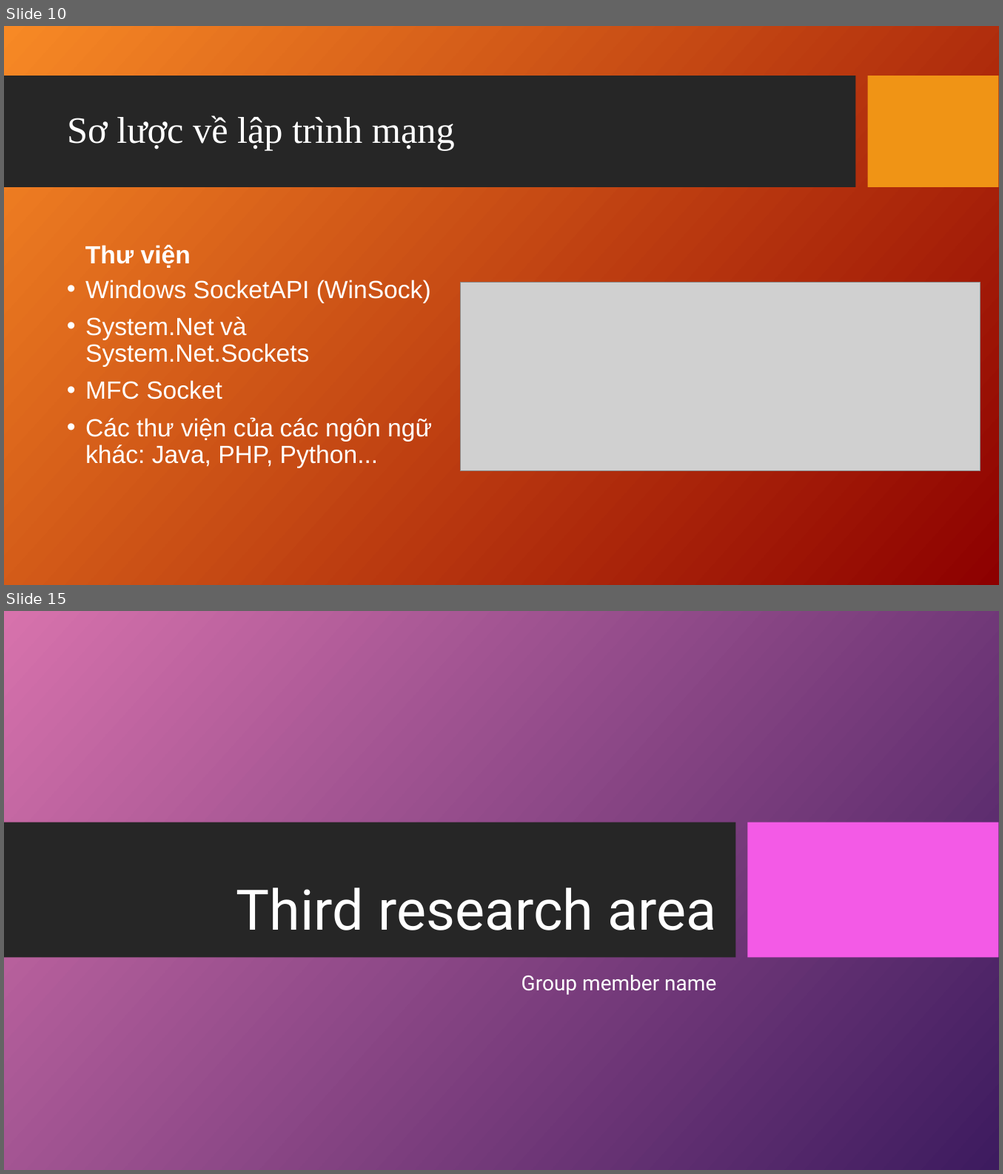
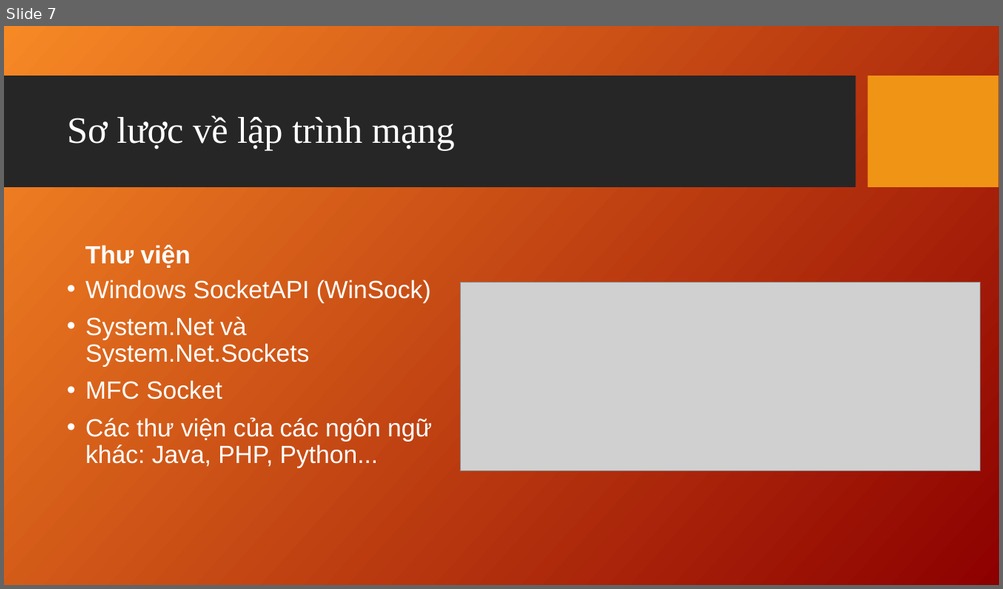
Before and after one commit to bahao247/ChattingApp, a slide deck: Documents/Socket_Connect_Presentation_TuanNA_2142.ppt. Shown one above the other, each under a label of ours: slides 10 and 15 before the commit, slide 7 after it; the slides between them are not shown. The pictures are 1003x1174 and 1003x589 pixels, drawn with LibreOffice and Linux fonts; fonts in the diff are those of the drawing; grey boxes stand for pictures; background and template pictures are left out. Boxes give left, top, right and bottom in pixels: in the first picture for what was removed or moved away, otherwise in the second. Text is boxed around its words. In the diff, an @@ line names an element or a change of style, - is before the commit and + after.

```diff
--- a/Documents/Socket_Connect_Presentation_TuanNA_2142.ppt
+++ b/Documents/Socket_Connect_Presentation_TuanNA_2142.ppt
@@ slide 15 removed at (x1=4, y1=611, x2=999, y2=1170), background picture (left out) @@
@@ rectangle removed at (x1=4, y1=822, x2=735, y2=957) @@
@@ rectangle removed at (x1=747, y1=822, x2=998, y2=957) @@
@@ title removed at (x1=236, y1=888, x2=716, y2=931) @@
-Third research area
@@ subtitle removed at (x1=521, y1=975, x2=716, y2=995) @@
-Group member name
@@ what was slide 10 is now slide 7 @@
```
Also in this commit, not shown: 16 slides added, 12 other slides removed, 3 other files.
